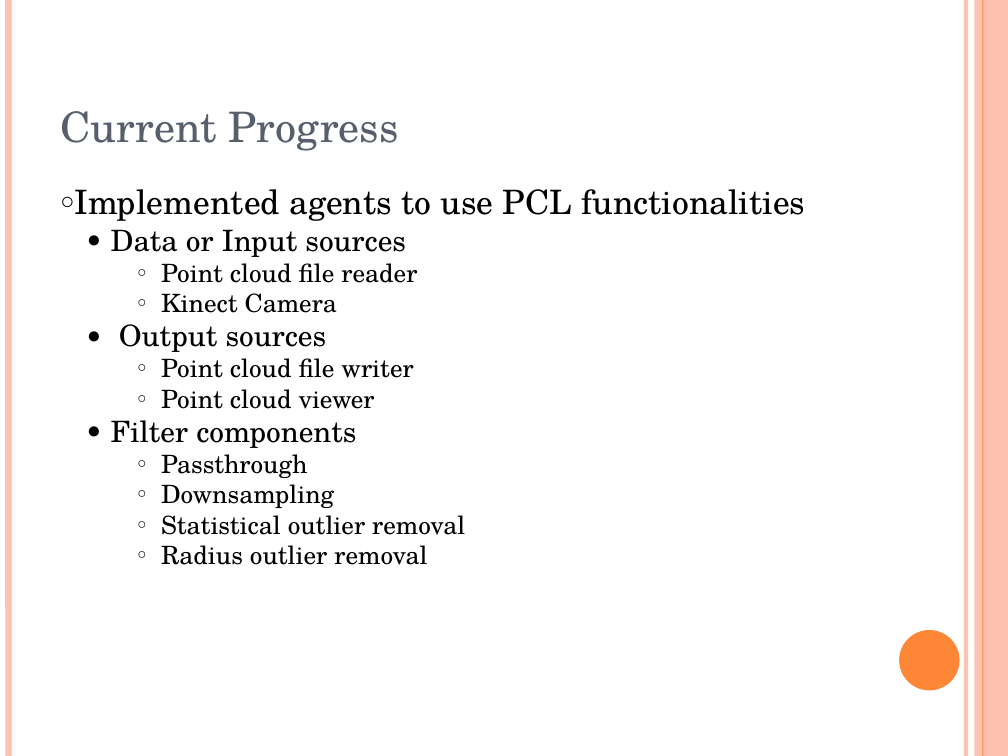
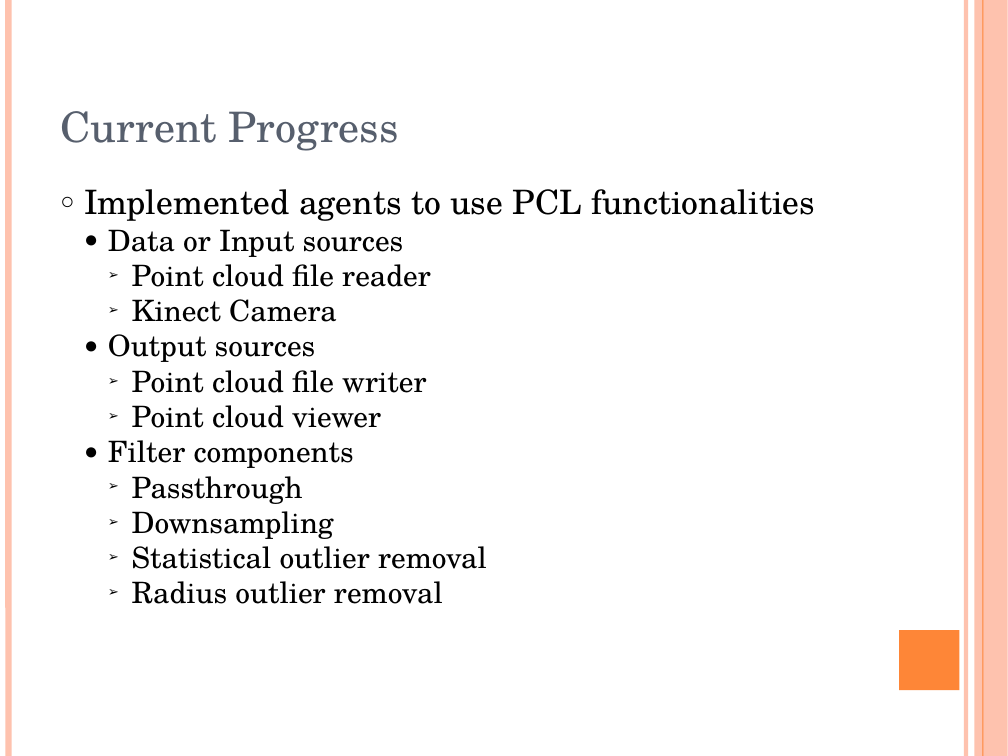
Before and after one commit to oscar-lima/sdp_ws2013_pcl, a slide deck: slide 3 of doc/apcl_presentation.pptx. Drawn at 1008x756 pixels with LibreOffice and Linux fonts; fonts in the diff are those of the drawing. Boxes give left, top, right and bottom in pixels: in the first picture for what was removed or moved away, otherwise in the second. Text is boxed around its words. In the diff, an @@ line names an element or a change of style, - is before the commit and + after.

```diff
--- a/doc/apcl_presentation.pptx
+++ b/doc/apcl_presentation.pptx
@@ text at <box>108,229,487,604</box>: size 18 to 21 pt in "Point cloud file reader", "Kinect Camera", "Point cloud file writer", "Point cloud viewer" and 4 more places; indent changed; bullet ○ to ➢ @@
@@ rectangle at <box>899,630,960,690</box>: ellipse to rectangle @@
```
Also in this commit, not shown: 9 other slides changed, 2 other files.
